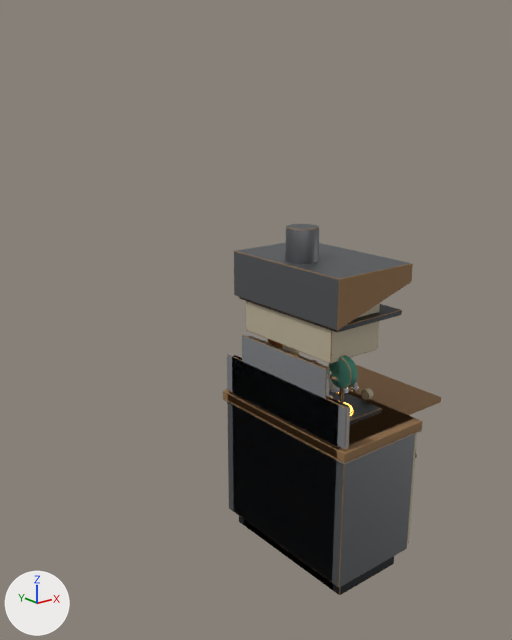
The Blender file Assets/Game/Art/Models/_Source~/components/props/galley_unit.blend, before and after one commit.
Both versions are drawn from a 50 mm lens placed at (-2.37, -2.74, 2.62), pointed at (0.29, 0.58, 1.3). Every picture has the same lights, and +X, +Y and +Z are marked at lower left. The picture after the commit comes second. Mesh edges are drawn as thin lines on the coarser meshes.

Script lines for the objects in view, before the commit:
```python
ob_mesh_galley_compact = bpy.data.objects.new('Mesh_Galley_Compact', me_mesh_galley_compact)
ob_mesh_galley_compact.location = (0.0, 0.0, 0.0)
ob_mesh_galley_hob = bpy.data.objects.new('Mesh_Galley_Hob', me_mesh_galley_hob)
ob_mesh_galley_hob.location = (0.0, 0.0, 0.0)
ob_mesh_galley_sink = bpy.data.objects.new('Mesh_Galley_Sink', me_mesh_galley_sink)
ob_mesh_galley_sink.location = (0.0, 0.0, 0.0)
```
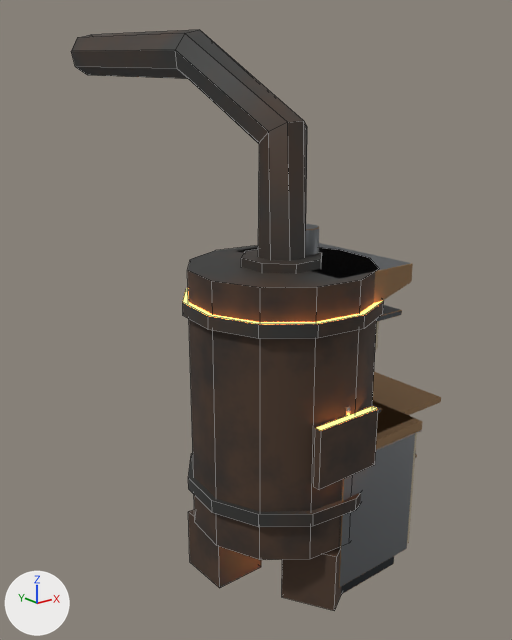
The change, as JSON lines over the scene's bpy script:
```json
{"op": "add", "block": "mat_mat_sattower_int_stoveglow", "code": ["mat_mat_sattower_int_stoveglow = principled_material('MAT_SatTower_Int_StoveGlow')", "mat_mat_sattower_int_stoveglow.base_color = (0.2, 0.05, 0.01)  # brown #7c3f19", "mat_mat_sattower_int_stoveglow.roughness = 0.6", "mat_mat_sattower_int_stoveglow.emission_color = (1.0, 0.33, 0.06)  # orange #ff9b45", "mat_mat_sattower_int_stoveglow.emission_strength = 6.0"]}
{"op": "add", "block": "mat_mat_sattower_int_floorplate", "code": ["mat_mat_sattower_int_floorplate = bpy.data.materials.new('MAT_SatTower_Int_FloorPlate')", "# nodes: BsdfPrincipled, OutputMaterial, TexCoord, TexNoise, ValToRGB", "# colours: dark grey #323230, brown #453427"]}
{"op": "add", "block": "mat_mat_sattower_int_ruststeel", "code": ["mat_mat_sattower_int_ruststeel = bpy.data.materials.new('MAT_SatTower_Int_RustSteel')", "# nodes: BsdfPrincipled, OutputMaterial, TexCoord, TexNoise, ValToRGB", "# colours: brown #4b3729, dark grey #302924"]}
{"op": "add", "block": "me_mesh_galley_barrelstove", "code": ["me_mesh_galley_barrelstove = bpy.data.meshes.new('Mesh_Galley_BarrelStove')", "me_mesh_galley_barrelstove.from_pydata(...)  # 152 vertices, 102 faces; spans x -2.51..-1.08, y 3.42..5.82, z 2.55..5.58", "me_mesh_galley_barrelstove.polygons.foreach_set('use_smooth', [True] * 102)", "# faces by material slot: [39, 57, 6]", "me_mesh_galley_barrelstove.materials.append(mat_mat_sattower_int_ruststeel)", "me_mesh_galley_barrelstove.materials.append(mat_mat_sattower_int_floorplate)", "me_mesh_galley_barrelstove.materials.append(mat_mat_sattower_int_stoveglow)  # brown #7c3f19, glowing orange #ff9b45"]}
{"op": "add", "block": "ob_mesh_galley_barrelstove", "code": ["ob_mesh_galley_barrelstove = bpy.data.objects.new('Mesh_Galley_BarrelStove', me_mesh_galley_barrelstove)", "ob_mesh_galley_barrelstove.location = (-0.002, -4.303, -2.55)", "ob_mesh_galley_barrelstove.rotation_euler = (0.0, 0.0, -0.384)  # degrees (0, 0, -22)"]}
```

What differs and where, as boxes (x1, y1, x2, y2) in the pictures (512 x 640 px):
```json
{"object": "Mesh_Galley_BarrelStove", "change": "added", "after": [71, 30, 384, 611], "faces in mat_mat_sattower_int_ruststeel": [187, 270, 384, 611], "faces in mat_mat_sattower_int_floorplate": [71, 30, 378, 588], "faces in mat_mat_sattower_int_stoveglow (brown #7c3f19, glowing orange #ff9b45)": [183, 288, 383, 431]}
{"object": "Mesh_Galley_Hob", "change": "unchanged, covered by the edit", "before": [228, 224, 413, 590], "after": [237, 224, 413, 433]}
{"object": "Mesh_Galley_Compact", "change": "unchanged, covered by the edit", "before": [239, 301, 441, 581], "after": [372, 321, 441, 458]}
```
